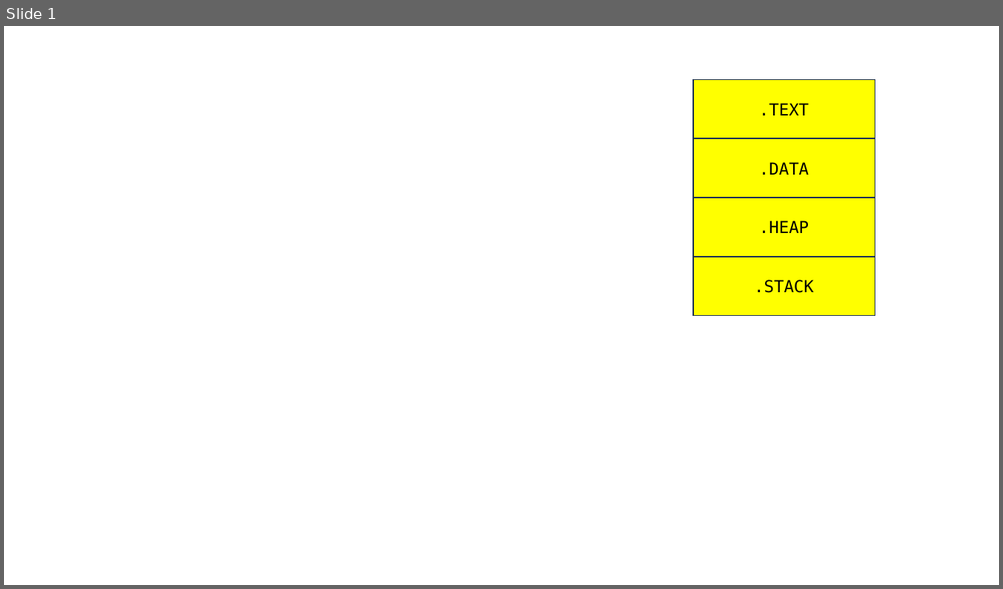
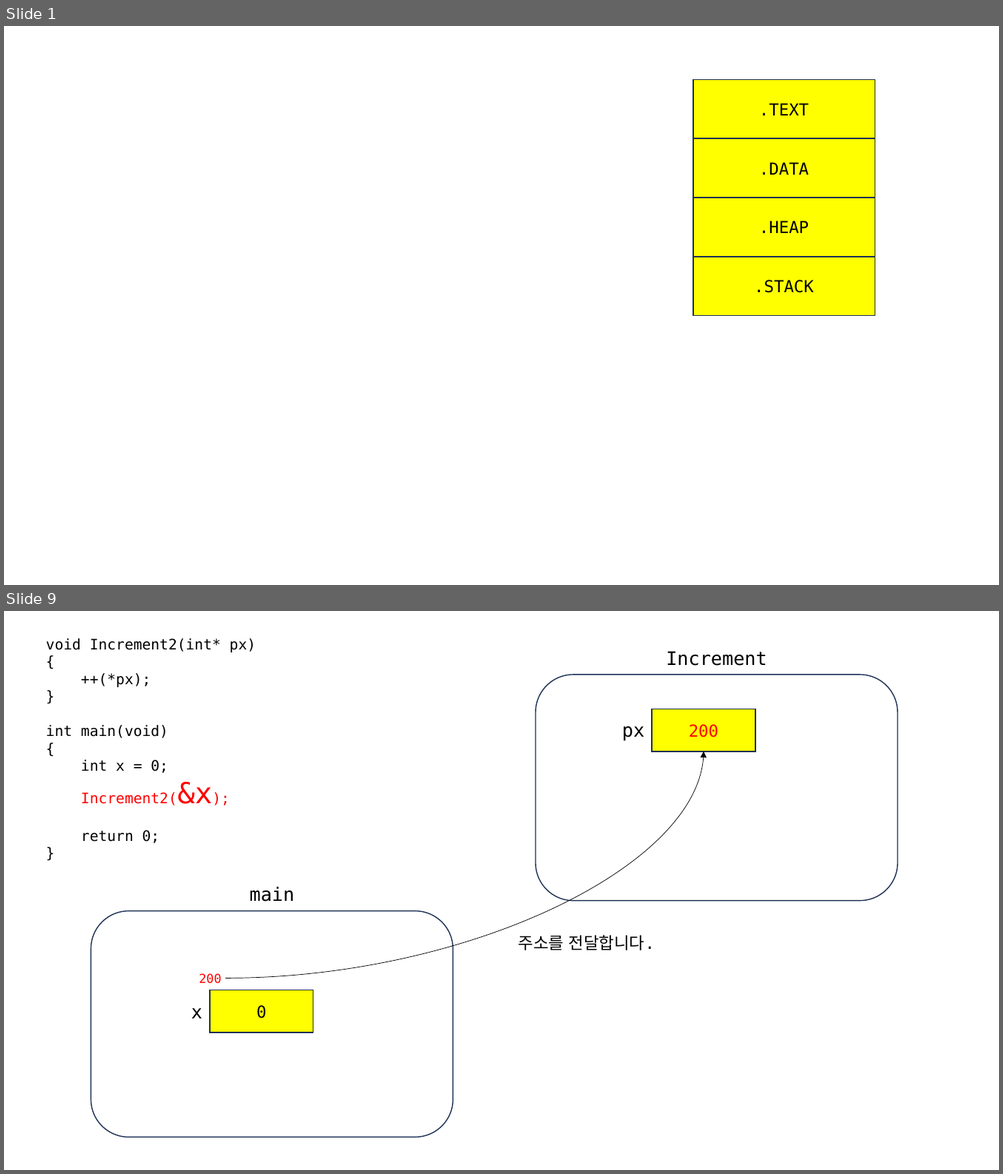
Before and after one commit to yoondev-classroom/c_231107, a slide deck: c_231107.pptx. Shown one above the other, each under a label of ours: slide 1 before the commit, slides 1 and 9 after it; the slides between them are not shown. The pictures are 1003x589 and 1003x1174 pixels, drawn with LibreOffice and Linux fonts; fonts in the diff are those of the drawing. Boxes give left, top, right and bottom in pixels: in the first picture for what was removed or moved away, otherwise in the second. Text is boxed around its words. In the diff, an @@ line names an element or a change of style, - is before the commit and + after.

```diff
--- a/c_231107.pptx
+++ b/c_231107.pptx
@@ slide 9 added at (4, 611, 999, 1170), background #FFFFFF @@
@@ text added at (46, 638, 256, 843), 14 pt, text #000000 @@
+void Increment2(int* px)
+{
+++(*px);
+}
+int main(void)
+{
+int x = 0;
+Increment2(&x);
+return 0;
+}
@@ text added at (666, 651, 767, 666), 18 pt, text #000000 @@
+Increment
@@ rounded rectangle added at (535, 675, 897, 900), fill #FFFFFF, outline #1E3256 1 pt @@
@@ rectangle added at (652, 709, 755, 752), fill #FFFF00, outline #1E3256 1 pt, 16 pt, text #FF0000 @@
+200
@@ text added at (622, 726, 644, 741), 18 pt, text #000000 @@
+px
@@ curved arrow added from (225, 979) to (704, 752), #000000 0.5 pt @@
@@ text added at (250, 887, 295, 902), 18 pt, text #000000 @@
+main
@@ rounded rectangle added at (91, 911, 453, 1137), fill #FFFFFF, outline #1E3256 1 pt @@
@@ text added at (518, 935, 654, 951), 16 pt, text #000000 @@
+주소를 전달합니다.
@@ text added at (199, 974, 221, 984), 12 pt, text #FF0000 @@
+200
@@ text added at (191, 1008, 202, 1019), 18 pt, text #000000 @@
+x
@@ rectangle added at (210, 990, 313, 1033), fill #FFFF00, outline #1E3256 1 pt, 16 pt, text #000000 @@
+0
```
Also in this commit, not shown: 8 other slides added, 2 other files.
